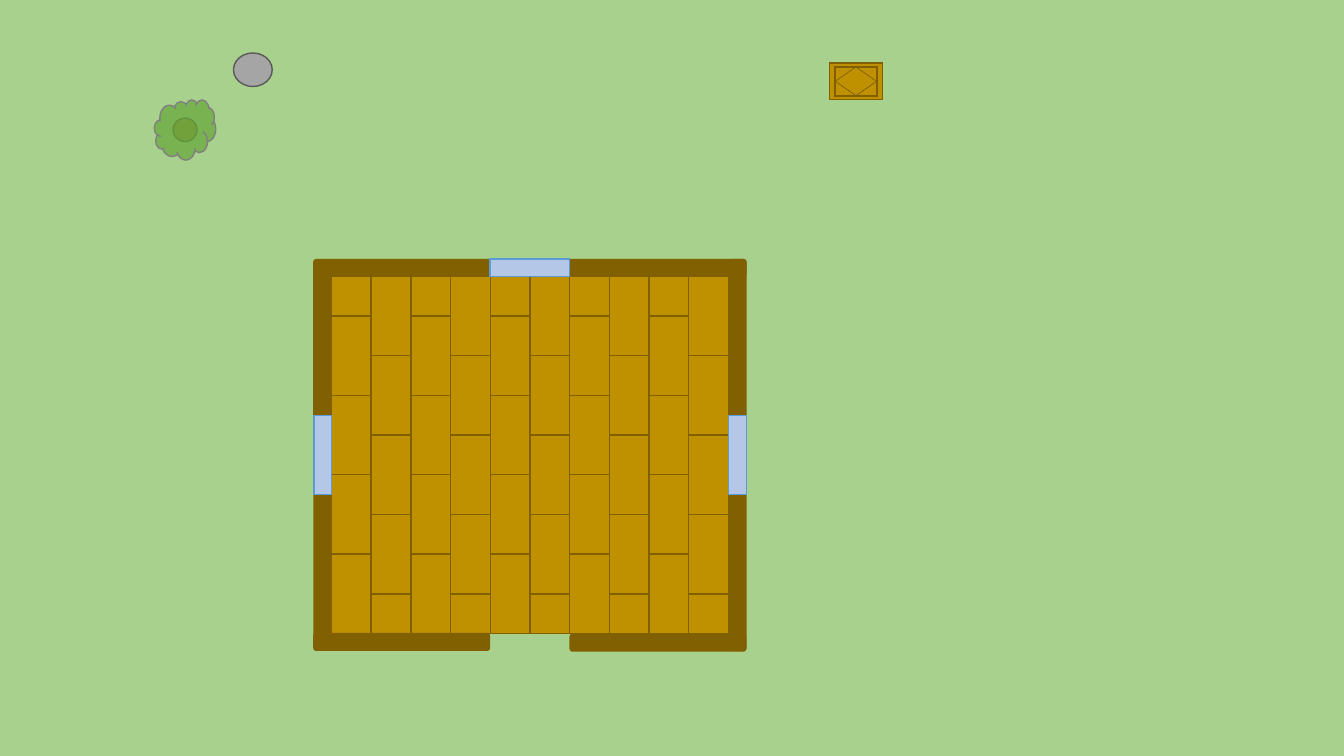
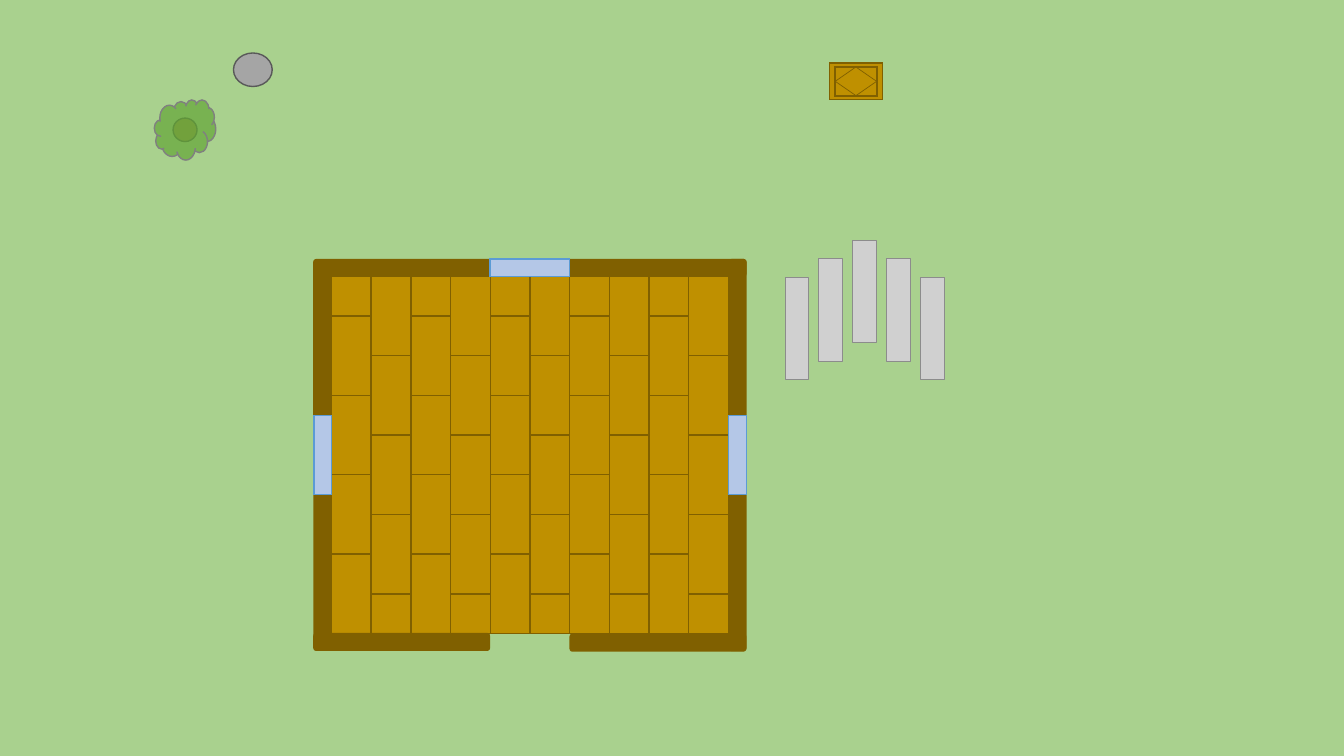
Before and after one commit to Kenchu123/SurvivEE, a slide deck: slide 1 of media/survivEE.pptx. Drawn at 1344x756 pixels with LibreOffice and Linux fonts; fonts in the diff are those of the drawing; grey boxes stand for pictures. Boxes give left, top, right and bottom in pixels: in the first picture for what was removed or moved away, otherwise in the second. Text is boxed around its words. In the diff, an @@ line names an element or a change of style, - is before the commit and + after.

```diff
--- a/media/survivEE.pptx
+++ b/media/survivEE.pptx
@@ group added at (x1=785, y1=241, x2=945, y2=379): 5 pictures @@
```
Also in this commit, not shown: 3 other files.
